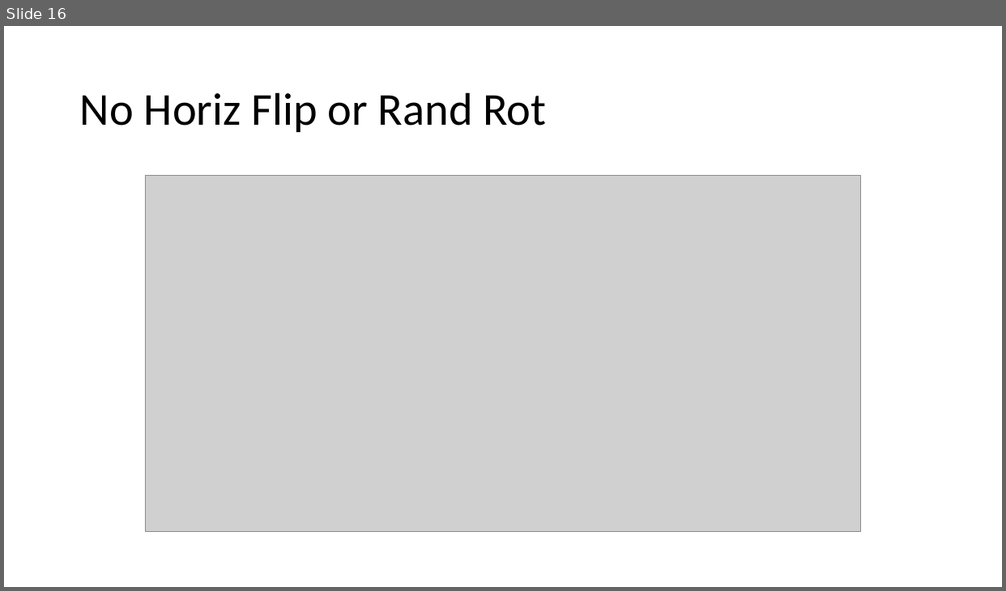
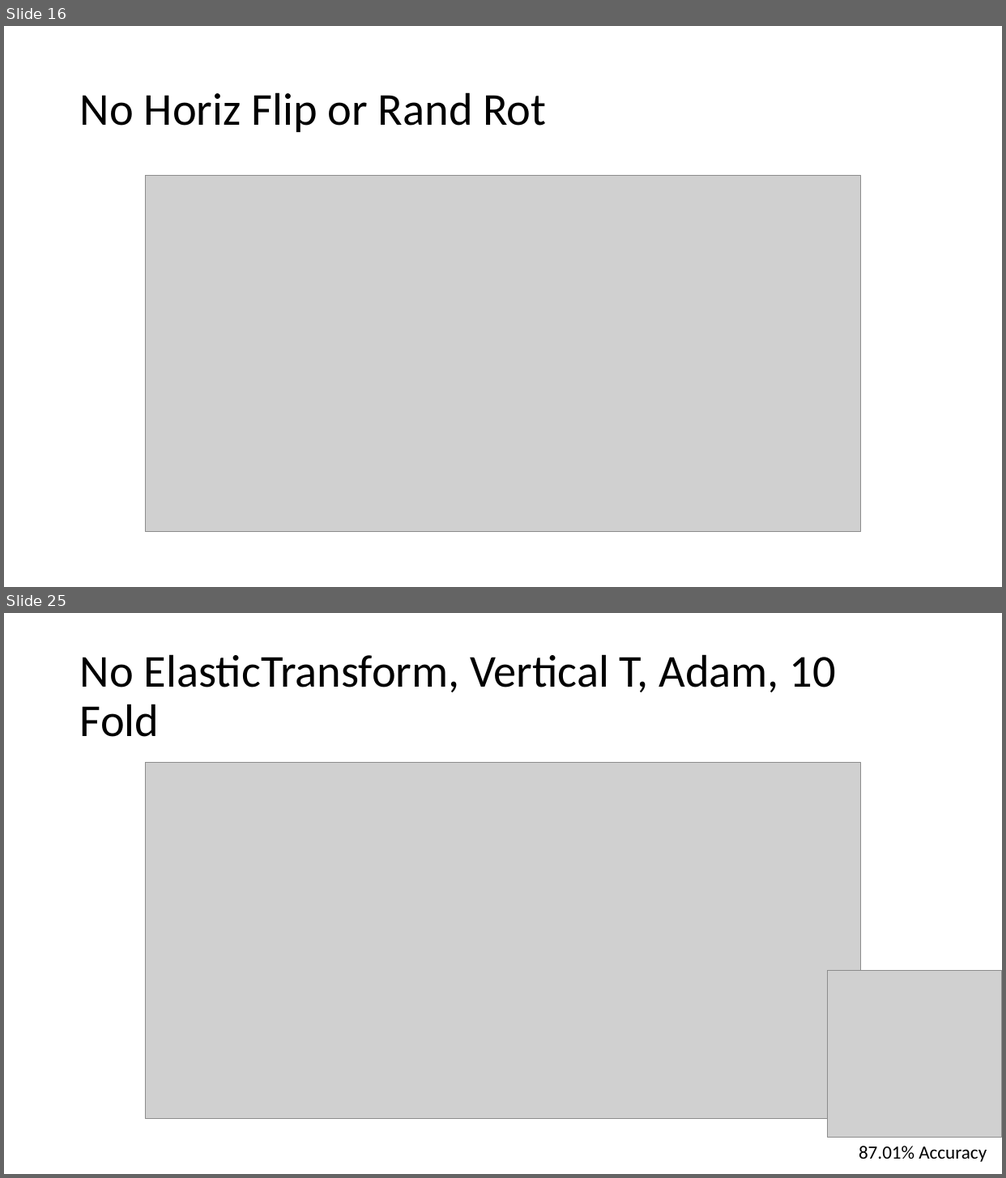
Before and after one commit to DarkEQ/BIM_284_ML_Project, a slide deck: History.pptx. Shown one above the other, each under a label of ours: slide 16 before the commit, slides 16 and 25 after it; the slides between them are not shown. The pictures are 1006x591 and 1006x1178 pixels, drawn with LibreOffice and Linux fonts; fonts in the diff are those of the drawing; grey boxes stand for pictures. Boxes give left, top, right and bottom in pixels: in the first picture for what was removed or moved away, otherwise in the second. Text is boxed around its words. In the diff, an @@ line names an element or a change of style, - is before the commit and + after.

```diff
--- a/History.pptx
+++ b/History.pptx
@@ slide 25 added at <box>4,613,1002,1174</box>, background #FFFFFF @@
@@ title added at <box>80,654,836,737</box>, 44 pt, text #000000 @@
+No ElasticTransform, Vertical T, Adam, 10 Fold
@@ picture added at <box>146,763,861,1119</box> @@
@@ picture added at <box>828,971,1002,1137</box> @@
@@ text added at <box>859,1146,987,1162</box>, 18 pt, text #000000 @@
+87.01% Accuracy
```
Also in this commit, not shown: 8 other slides added.
